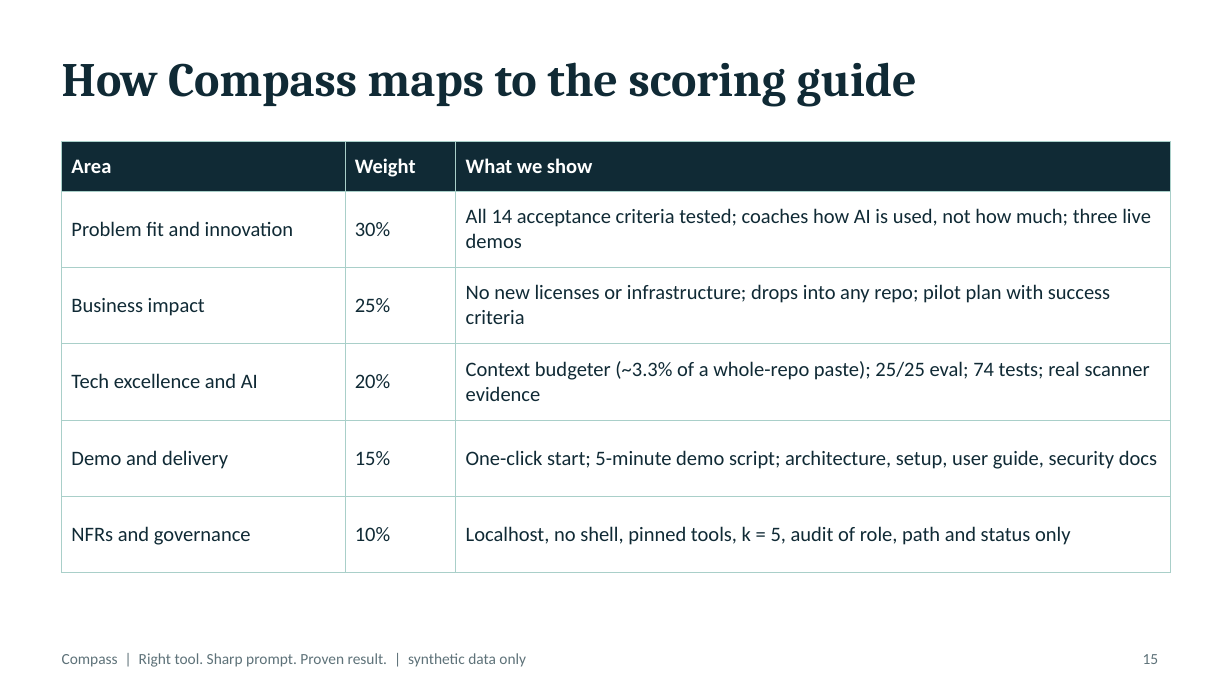
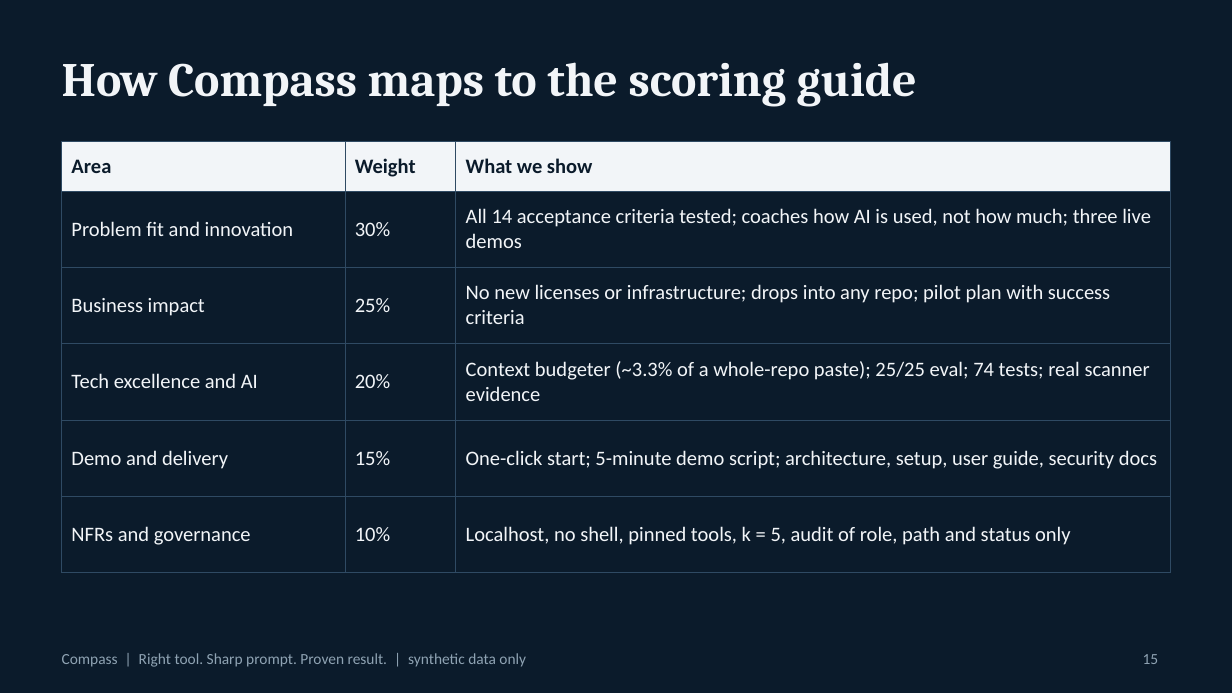
Before and after one commit to Kalyanraja/compass-ai-coach, a slide deck: slide 15 of docs/presentation/Compass-Hackathon.pptx. Drawn at 1232x693 pixels with LibreOffice and Linux fonts; fonts in the diff are those of the drawing. Boxes give left, top, right and bottom in pixels: in the first picture for what was removed or moved away, otherwise in the second. Text is boxed around its words. In the diff, an @@ line names an element or a change of style, - is before the commit and + after.

```diff
--- a/docs/presentation/Compass-Hackathon.pptx
+++ b/docs/presentation/Compass-Hackathon.pptx
@@ background #FFFFFF to #0B1B2B @@
@@ title "How Compass maps to the ..." at (62,62,917,106): text colour #102A35 to #F2F5F8 @@
@@ table at (62,142,1170,549) @@
@@ fill #102A35 to #F2F5F8 in row 1 @@
@@ fill #FFFFFF to #0B1B2B in 15 cells @@
@@ text colour #FFFFFF to #0B1B2B in "Area", "Weight", "What we show" @@
@@ text colour #102A35 to #F2F5F8 @@
@@ borders changed @@
@@ text "Compass | Right tool. Sharp ..." at (62,653,526,667): text colour #5E7279 to #8FA3B3 @@
@@ page number at (1143,654,1159,664): text colour #5E7279 to #8FA3B3 @@
```
Also in this commit, not shown: 15 other slides changed, 2 other files.
